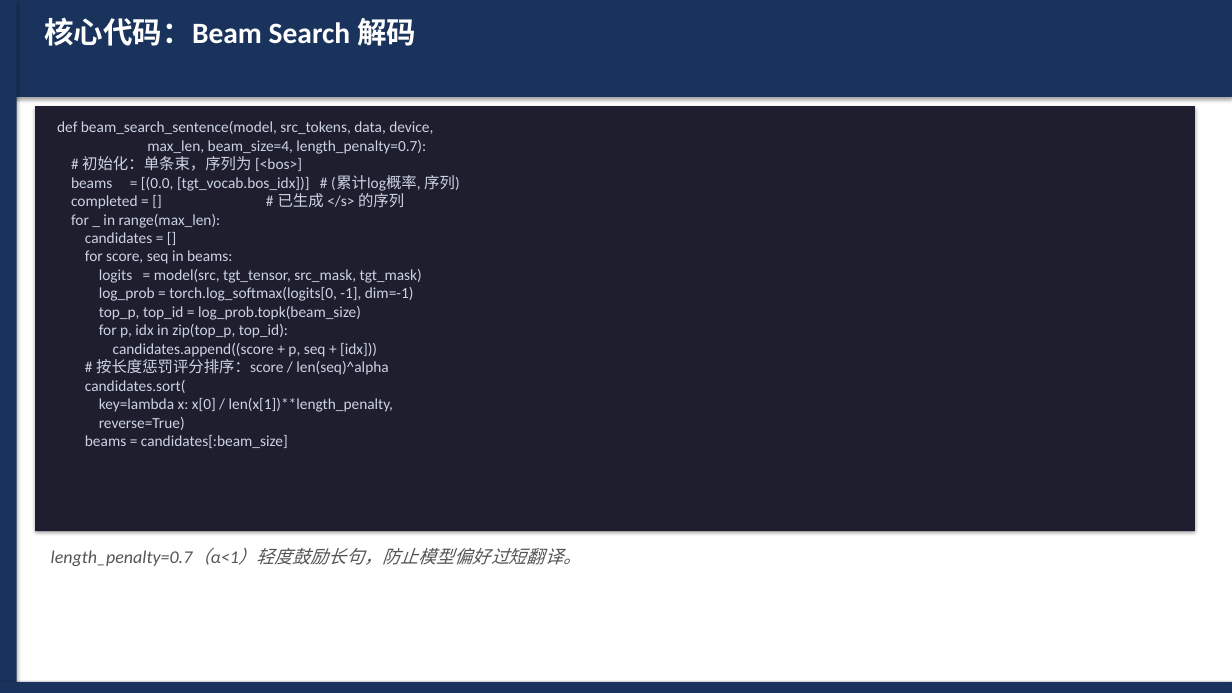
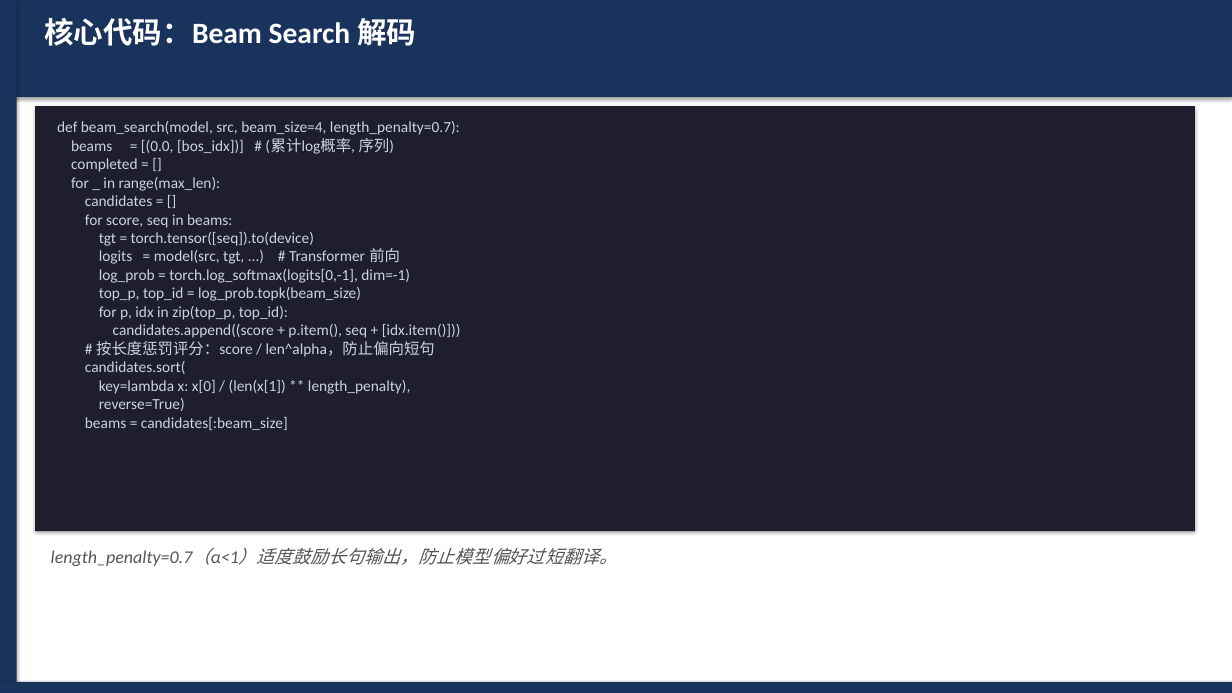
Before and after one commit to WevYang/deep_learning_task, a slide deck: slide 7 of reports/exp4_nmt_transformer.pptx (slide 6 before the commit). Drawn at 1232x693 pixels with LibreOffice and Linux fonts; fonts in the diff are those of the drawing. Boxes give left, top, right and bottom in pixels: in the first picture for what was removed or moved away, otherwise in the second. Text is boxed around its words. In the diff, an @@ line names an element or a change of style, - is before the commit and + after.

```diff
--- a/reports/exp4_nmt_transformer.pptx
+++ b/reports/exp4_nmt_transformer.pptx
@@ text at [57,121,461,430]: text changed @@
-def beam_search_sentence(model, src_tokens, data, device,
-max_len, beam_size=4, length_penalty=0.7):
-# 初始化：单条束，序列为 [<bos>]
-beams = [(0.0, [tgt_vocab.bos_idx])] # (累计log概率, 序列)
-completed = [] # 已生成 </s> 的序列
-for _ in range(max_len):
-candidates = []
-for score, seq in beams:
-logits = model(src, tgt_tensor, src_mask, tgt_mask)
-log_prob = torch.log_softmax(logits[0, -1], dim=-1)
-top_p, top_id = log_prob.topk(beam_size)
-for p, idx in zip(top_p, top_id):
-candidates.append((score + p, seq + [idx]))
-# 按长度惩罚评分排序：score / len(seq)^alpha
-candidates.sort(
-key=lambda x: x[0] / len(x[1])**length_penalty,
-reverse=True)
-beams = candidates[:beam_size]
+def beam_search(model, src, beam_size=4, length_penalty=0.7):
+beams = [(0.0, [bos_idx])] # (累计log概率, 序列)
+completed = []
+for _ in range(max_len):
+candidates = []
+for score, seq in beams:
+tgt = torch.tensor([seq]).to(device)
+logits = model(src, tgt, ...) # Transformer 前向
+log_prob = torch.log_softmax(logits[0,-1], dim=-1)
+top_p, top_id = log_prob.topk(beam_size)
+for p, idx in zip(top_p, top_id):
+candidates.append((score + p.item(), seq + [idx.item()]))
+# 按长度惩罚评分：score / len^alpha，防止偏向短句
+candidates.sort(
+key=lambda x: x[0] / (len(x[1]) ** length_penalty),
+reverse=True)
+beams = candidates[:beam_size]
@@ text at [51,548,617,566]: text changed @@
-length_penalty=0.7（α<1）轻度鼓励长句，防止模型偏好过短翻译。
+length_penalty=0.7（α<1）适度鼓励长句输出，防止模型偏好过短翻译。
```
Also in this commit, not shown: 8 other slides changed, 1 slide added, 5 other files.
